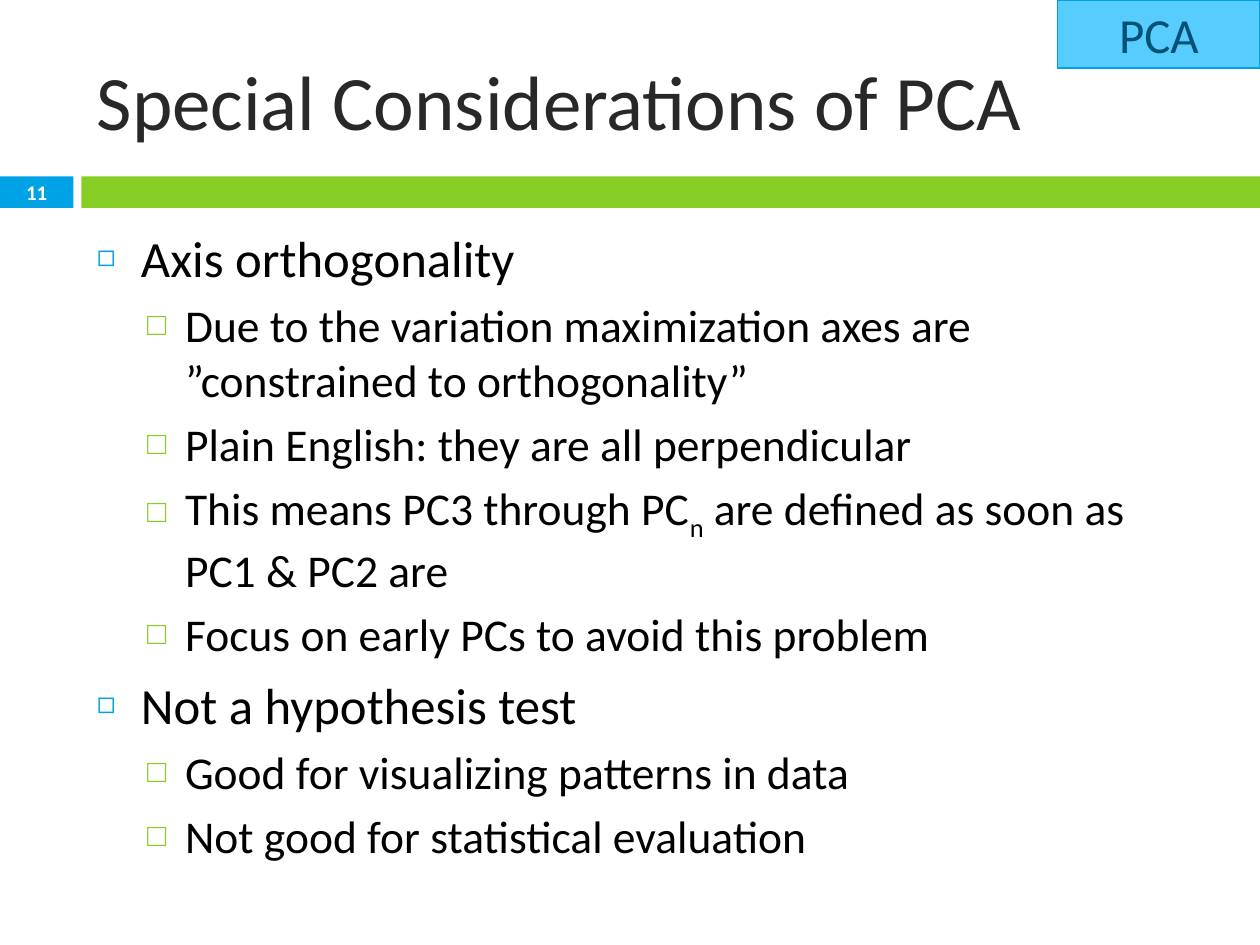
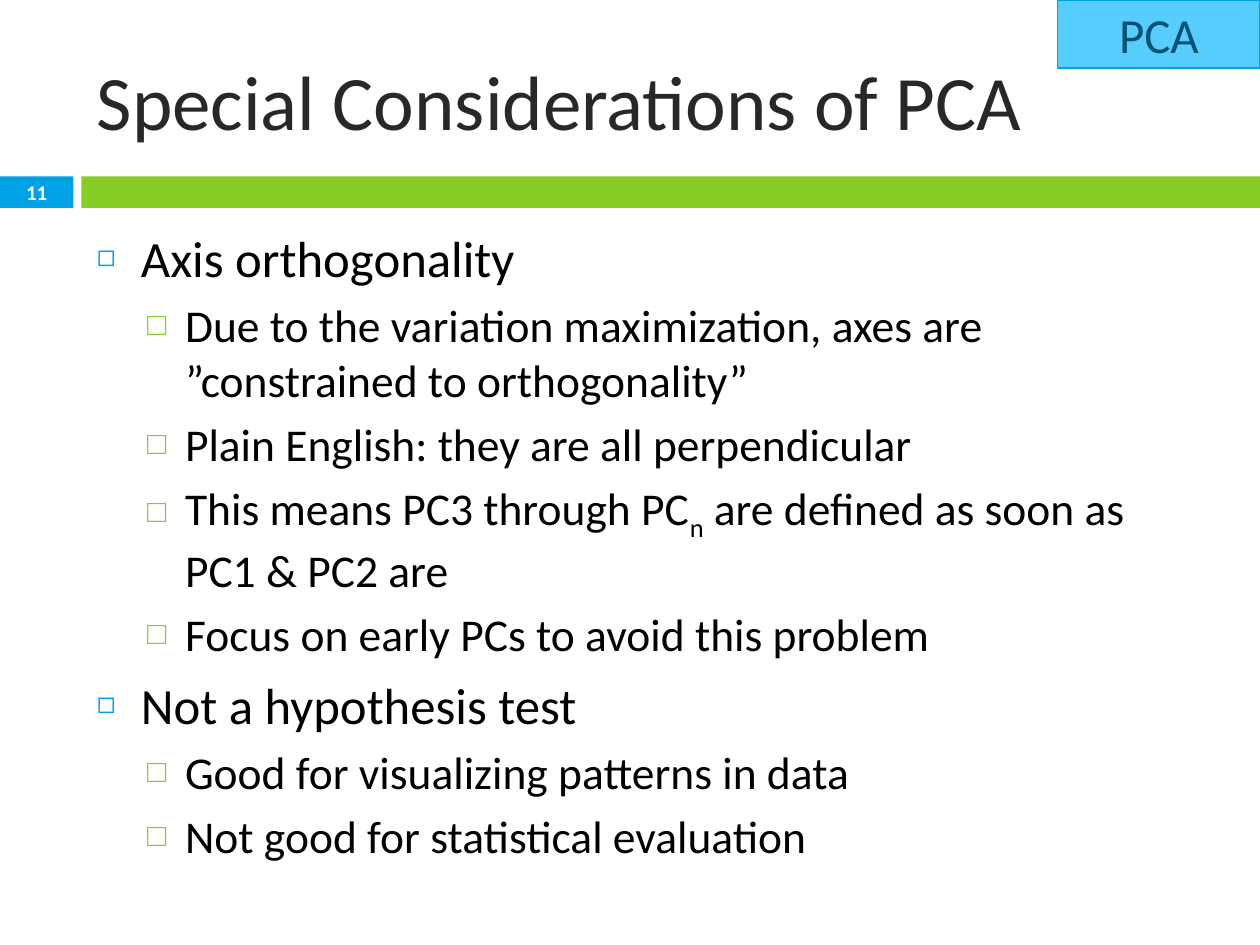
Before and after one commit to njlyon0/lyon-tutorial_multivariate-intro, a slide deck: slide 11 of EEB698_Lyon_GuestLecture_ACTUAL.pptx. Drawn at 1260x945 pixels with LibreOffice and Linux fonts; fonts in the diff are those of the drawing. Boxes give left, top, right and bottom in pixels: in the first picture for what was removed or moved away, otherwise in the second. Text is boxed around its words. In the diff, an @@ line names an element or a change of style, - is before the commit and + after.

```diff
--- a/EEB698_Lyon_GuestLecture_ACTUAL.pptx
+++ b/EEB698_Lyon_GuestLecture_ACTUAL.pptx
@@ text at box(185, 310, 982, 405): text changed @@
-  □ Due to the variation maximization axes are ”constrained to orthogonality”
+  □ Due to the variation maximization, axes are ”constrained to orthogonality”
```
Also in this commit, not shown: 1 other file.
